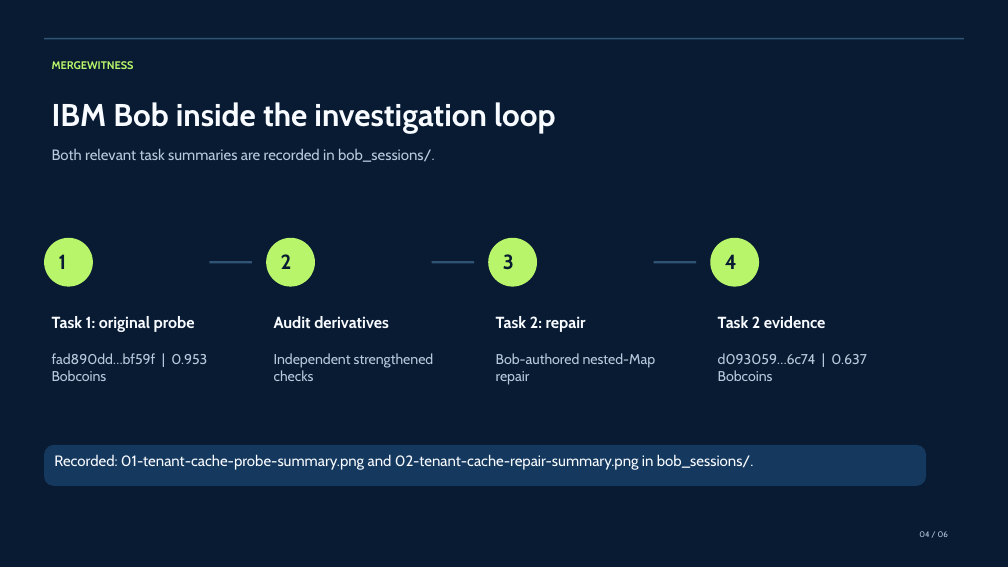
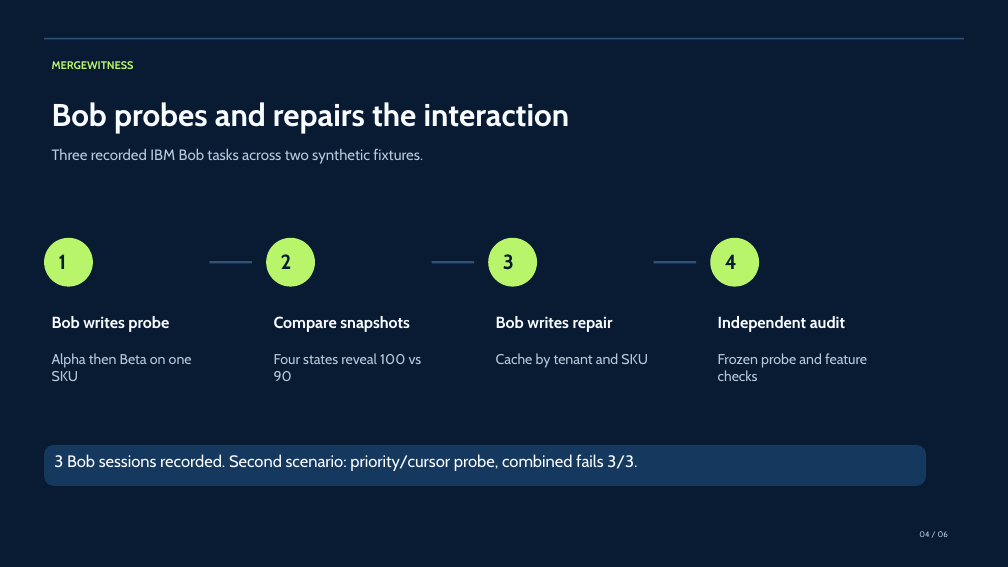
Before and after one commit to lawliet8886/MergeWitness, a slide deck: slide 4 of submission/mergewitness-deck-final-v2.pptx. Drawn at 1008x567 pixels with LibreOffice and Linux fonts; fonts in the diff are those of the drawing. Boxes give left, top, right and bottom in pixels: in the first picture for what was removed or moved away, otherwise in the second. Text is boxed around its words. In the diff, an @@ line names an element or a change of style, - is before the commit and + after.

Commit message:
Strengthen merge verification and refresh judged artifacts

```diff
--- a/submission/mergewitness-deck-final-v2.pptx
+++ b/submission/mergewitness-deck-final-v2.pptx
@@ text at (52,102,570,133): text changed @@
-IBM Bob inside the investigation loop
+Bob probes and repairs the interaction
@@ text at (52,148,423,164): text changed @@
-Both relevant task summaries are recorded in bob_sessions/.
+Three recorded IBM Bob tasks across two synthetic fixtures.
@@ text at (52,316,169,332): text changed @@
-Task 1: original probe
+Bob writes probe
@@ text at (274,316,410,332): text changed @@
-Audit derivatives
+Compare snapshots
@@ text at (496,316,613,332): text changed @@
-Task 2: repair
+Bob writes repair
@@ text at (718,316,845,332): text changed @@
-Task 2 evidence
+Independent audit
@@ text at (52,353,192,381): text changed @@
-fad890dd…bf59f | 0.953 Bobcoins
+Alpha then Beta on one SKU
@@ text at (274,353,422,381): text changed @@
-Independent strengthened checks
+Four states reveal 100 vs 90
@@ text at (496,353,648,368): text changed @@
-Bob-authored nested-Map repair
+Cache by tenant and SKU
@@ text at (718,353,867,381): text changed @@
-d093059…6c74 | 0.637 Bobcoins
+Frozen probe and feature checks
@@ text in rounded rectangle at (54,454,637,471): text changed; size 14.2 to 15.8 pt @@
-Recorded: 01-tenant-cache-probe-summary.png and 02-tenant-cache-repair-summary.png in bob_sessions/.
+3 Bob sessions recorded. Second scenario: priority/cursor probe, combined fails 3/3.
```
Also in this commit, not shown: 4 other slides changed, 33 other files.
